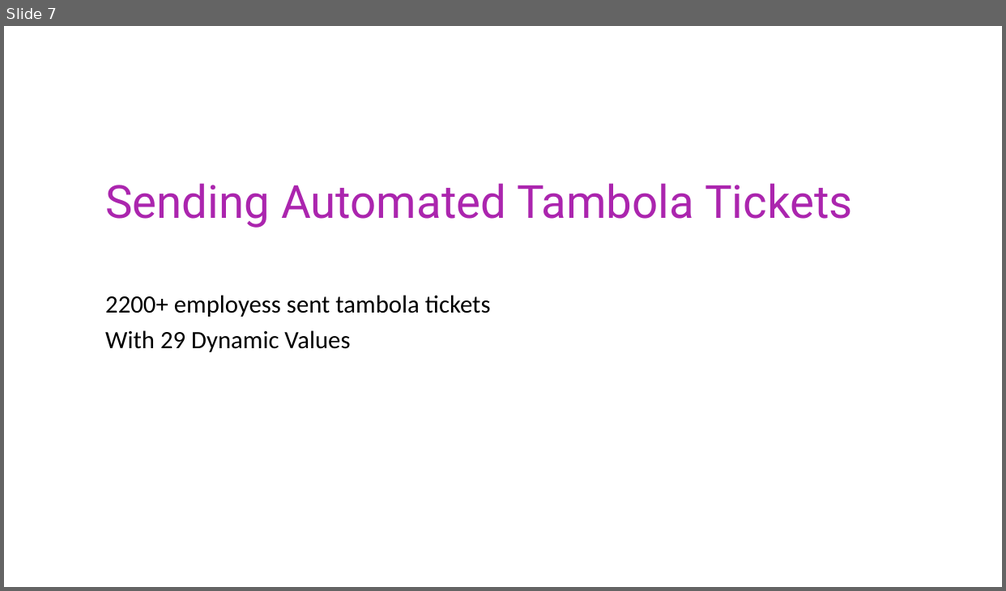
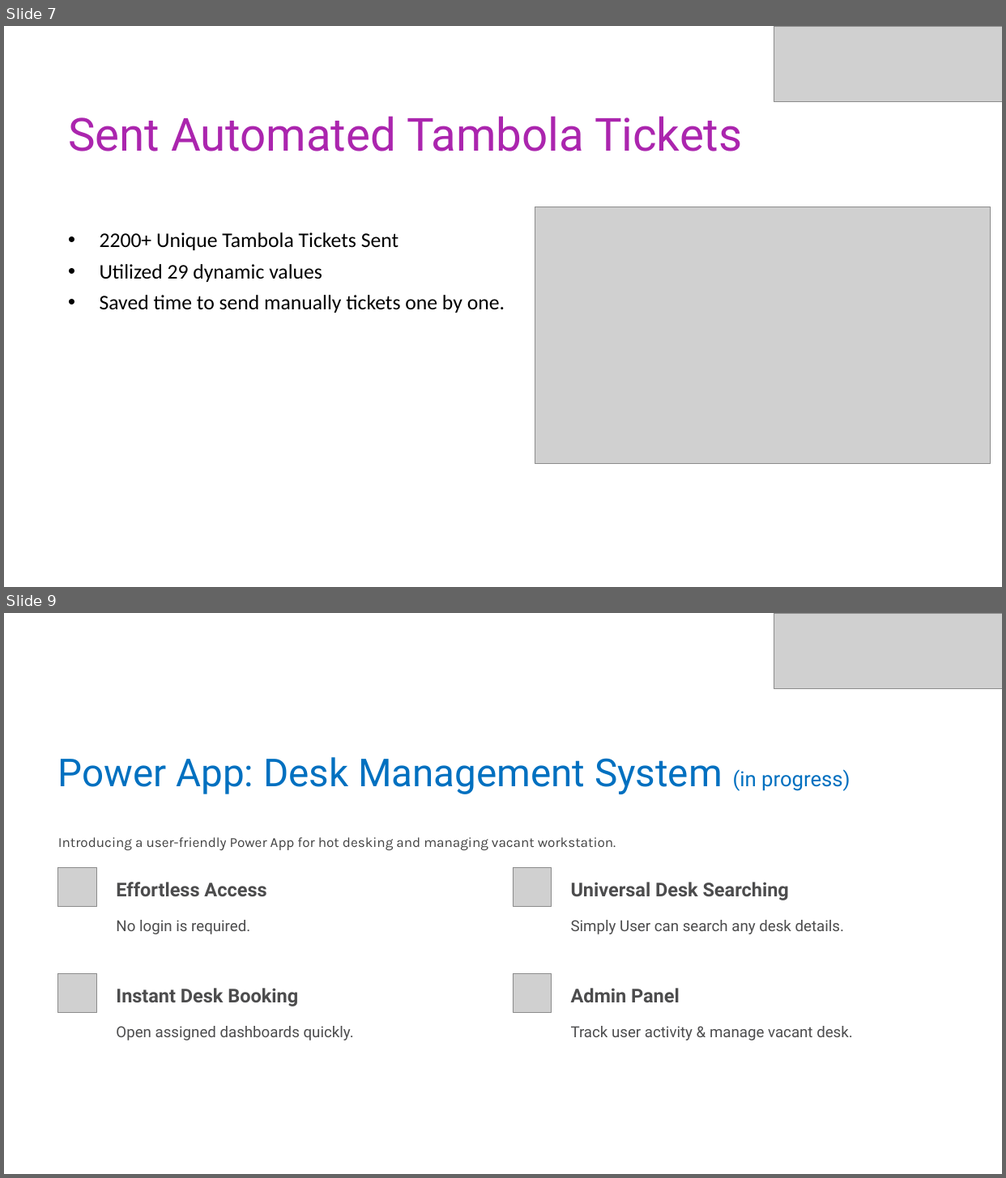
Before and after one commit to adityabhatisaini/Files, a slide deck: Internship-Progress-Report.pptx. Shown one above the other, each under a label of ours: slide 7 before the commit, slides 7 and 9 after it; the slides between them are not shown. The pictures are 1006x591 and 1006x1178 pixels, drawn with LibreOffice and Linux fonts; fonts in the diff are those of the drawing; grey boxes stand for pictures; background and template pictures are left out. Boxes give left, top, right and bottom in pixels: in the first picture for what was removed or moved away, otherwise in the second. Text is boxed around its words. In the diff, an @@ line names an element or a change of style, - is before the commit and + after.

```diff
--- a/Internship-Progress-Report.pptx
+++ b/Internship-Progress-Report.pptx
@@ slide 9 added at [4, 613, 1002, 1174], background #000000 @@
@@ rectangle added at [4, 613, 1002, 1174], fill #FFFFFF @@
@@ picture added at [774, 613, 1002, 689] @@
@@ text added at [58, 757, 850, 794], 44.5 pt, text #0070C0 @@
+Power App: Desk Management System (in progress)
@@ text added at [58, 837, 616, 850], 16 pt, text #424242 @@
+Introducing a user-friendly Power App for hot desking and managing vacant workstation.
@@ picture added at [58, 867, 97, 906] @@
@@ picture added at [513, 867, 551, 906] @@
@@ text added at [116, 882, 266, 897], 22 pt, text #4C4C4D, bold @@
+Effortless Access
@@ text added at [571, 882, 789, 901], 22 pt, text #4C4C4D, bold @@
+Universal Desk Searching
@@ text added at [116, 920, 250, 935], 17.5 pt, text #4C4C4D @@
+No login is required.
@@ text added at [571, 920, 844, 935], 17.5 pt, text #4C4C4D @@
+Simply User can search any desk details.
@@ picture added at [58, 973, 97, 1012] @@
@@ picture added at [513, 973, 551, 1012] @@
@@ text added at [116, 988, 298, 1007], 22 pt, text #4C4C4D, bold @@
+Instant Desk Booking
@@ text added at [571, 988, 680, 1003], 22 pt, text #4C4C4D, bold @@
+Admin Panel
@@ text added at [116, 1026, 354, 1041], 17.5 pt, text #4C4C4D @@
+Open assigned dashboards quickly.
@@ text added at [571, 1026, 852, 1041], 17.5 pt, text #4C4C4D @@
+Track user activity & manage vacant desk.
@@ rectangle added at [870, 1139, 1002, 1174], fill #FFFFFF, outline #FFFFFF 1 pt @@
@@ slide 7 changed as well @@
@@ picture added at [774, 26, 1002, 102] @@
@@ text at [68, 116, 743, 152]: text changed @@
-Sending Automated Tambola Tickets
+Sent Automated Tambola Tickets
@@ picture added at [535, 207, 990, 464] @@
@@ text at [100, 233, 505, 313]: text changed; size 28.8 to 24 pt @@
-2200+ employess sent tambola tickets
-With 29 Dynamic Values
+• 2200+ Unique Tambola Tickets Sent
+• Utilized 29 dynamic values
+• Saved time to send manually tickets one by one.
```
Also in this commit, not shown: 7 other slides changed, 1 other slide added.
